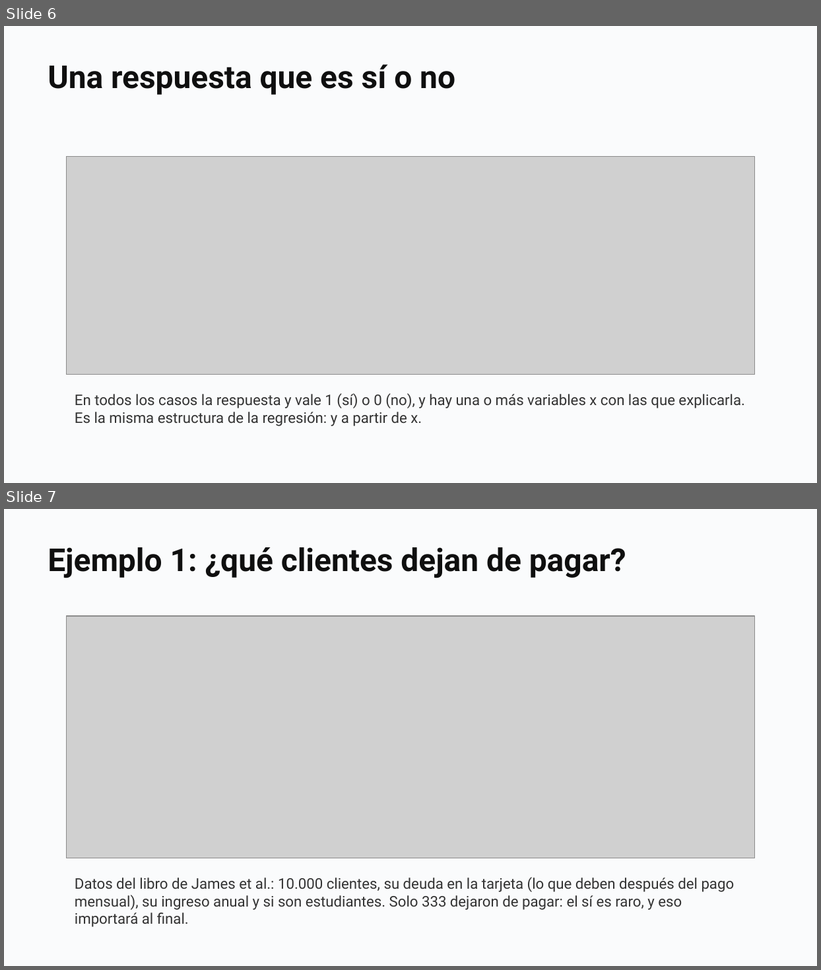
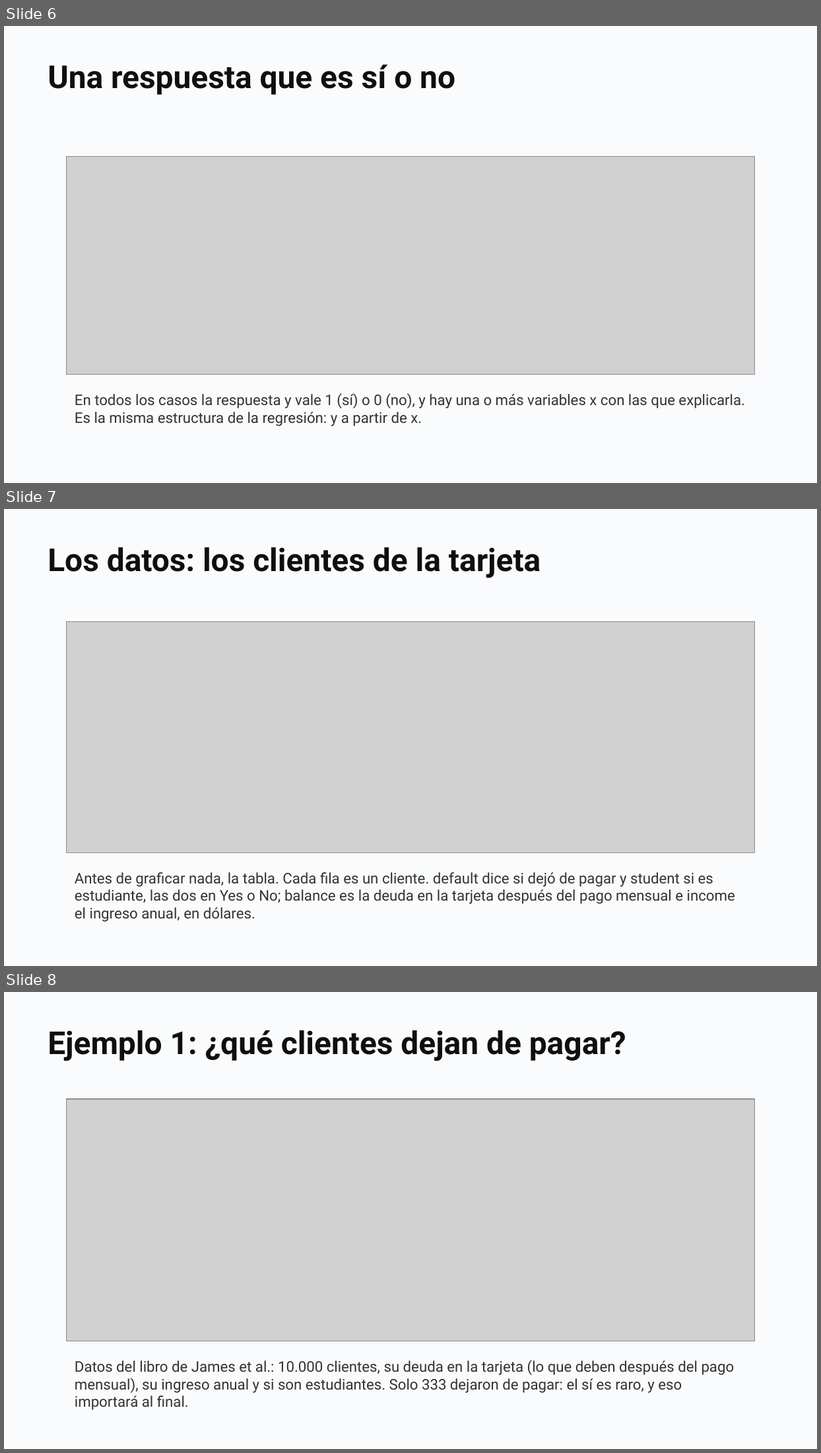
Before and after one commit to daniopitz/diplomado-cdd, a slide deck: presentaciones/clase06_regresion_logistica.pptx. Shown one above the other, each under a label of ours: slides 6 and 7 before the commit, slides 6, 7 and 8 after it. The pictures are 821x970 and 821x1453 pixels, drawn with LibreOffice and Linux fonts; fonts in the diff are those of the drawing; grey boxes stand for pictures. Boxes give left, top, right and bottom in pixels: in the first picture for what was removed or moved away, otherwise in the second. Text is boxed around its words. In the diff, an @@ line names an element or a change of style, - is before the commit and + after.

```diff
--- a/presentaciones/clase06_regresion_logistica.pptx
+++ b/presentaciones/clase06_regresion_logistica.pptx
@@ slide 7 added at bbox=[4, 509, 817, 966], background #FFFFFF @@
@@ rectangle added at bbox=[4, 509, 817, 966], fill #FAFBFC @@
@@ text added at bbox=[48, 547, 541, 578], 28 pt, text #0F0F0F, bold @@
+Los datos: los clientes de la tarjeta
@@ picture added at bbox=[66, 621, 754, 852] @@
@@ text added at bbox=[75, 872, 735, 921], 13 pt, text #333333 @@
+Antes de graficar nada, la tabla. Cada fila es un cliente. default dice si dejó de pagar y student si es estudiante, las dos en Yes o No; balance es la deuda en la tarjeta después del pago mensual e income el ingreso anual, en dólares.
@@ what was slide 7 is now slide 8 @@
```
Also in this commit, not shown: 3 slides changed, 4 other slides added, 1 other file.
